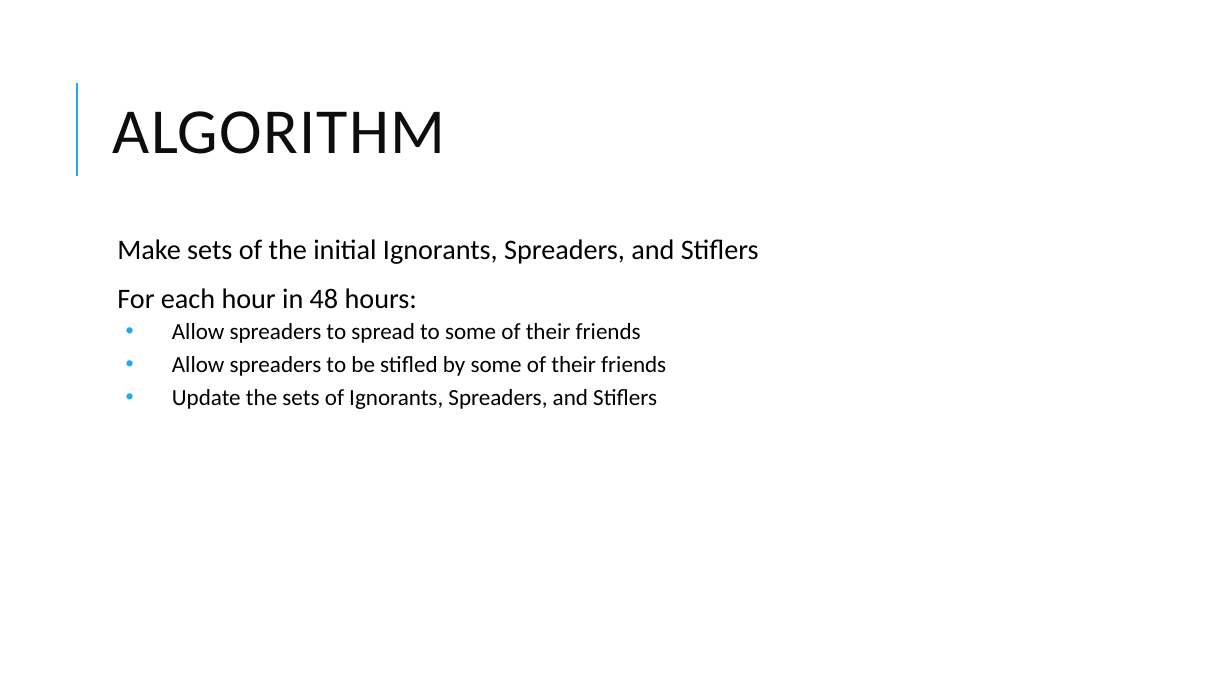
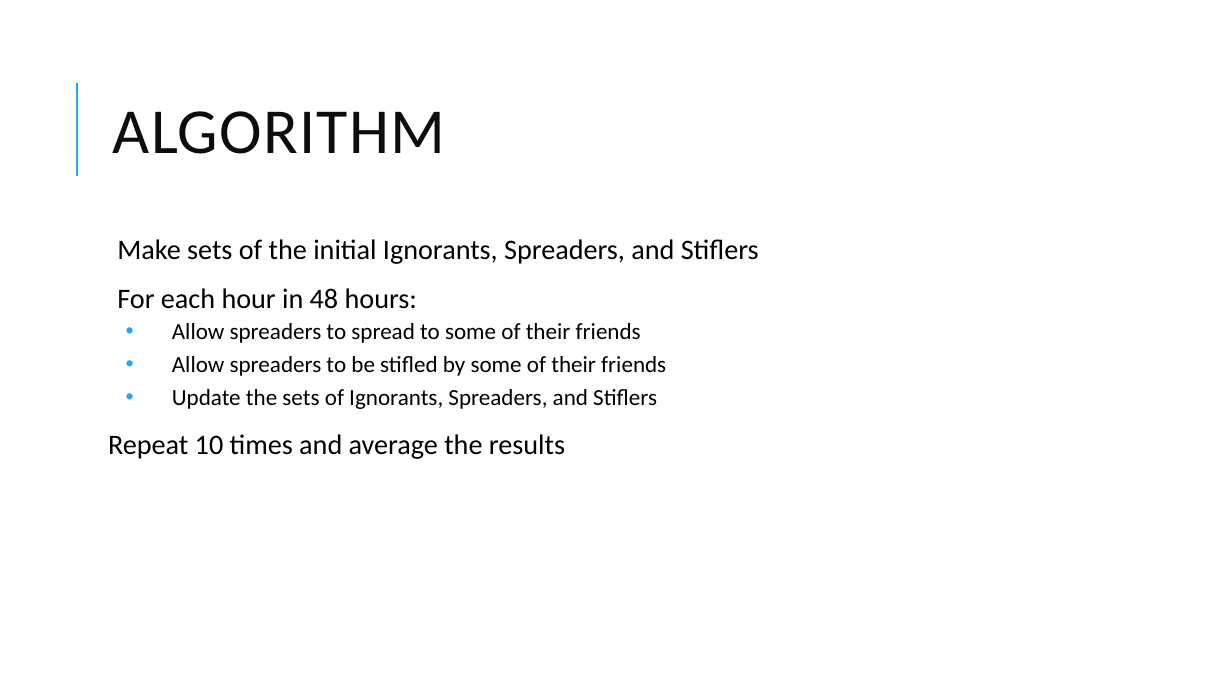
Before and after one commit to chinnychin19/FacebookProject, a slide deck: slide 16 of Presentation.pptx. Drawn at 1232x693 pixels with LibreOffice and Linux fonts; fonts in the diff are those of the drawing. Boxes give left, top, right and bottom in pixels: in the first picture for what was removed or moved away, otherwise in the second. Text is boxed around its words. In the diff, an @@ line names an element or a change of style, - is before the commit and + after.

```diff
--- a/Presentation.pptx
+++ b/Presentation.pptx
@@ text at (108,434,565,459): paragraph added @@
+Repeat 10 times and average the results
```
Also in this commit, not shown: 4 other slides changed, 2 other files.
